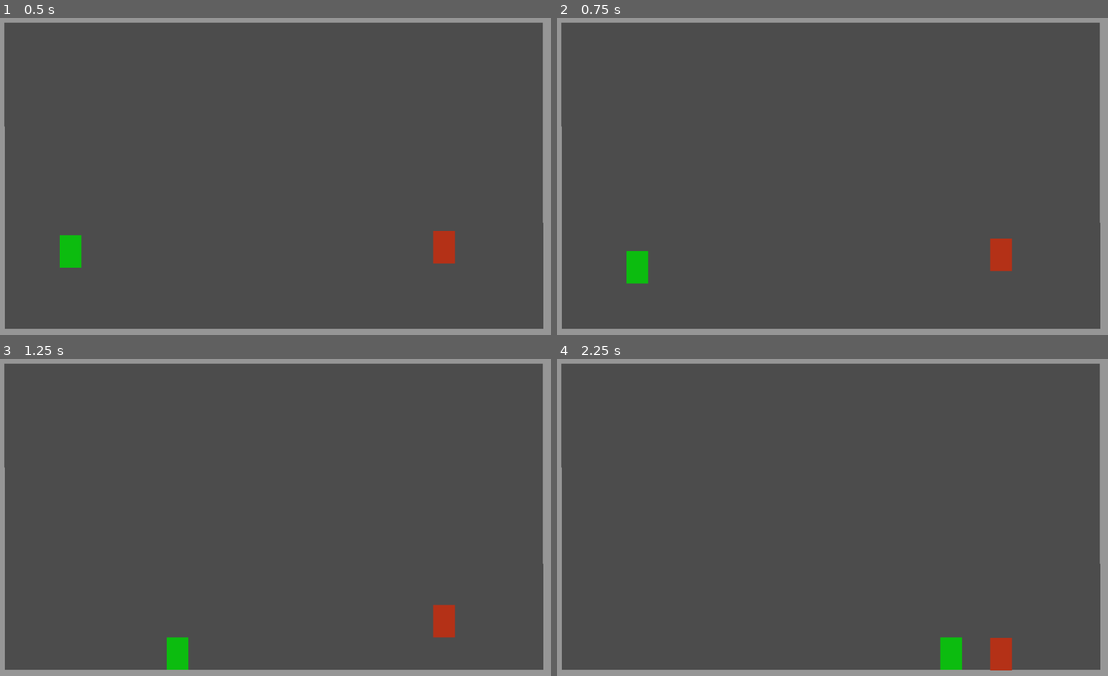
Above: before the commit, frames 1-4 (two rows, left to right).
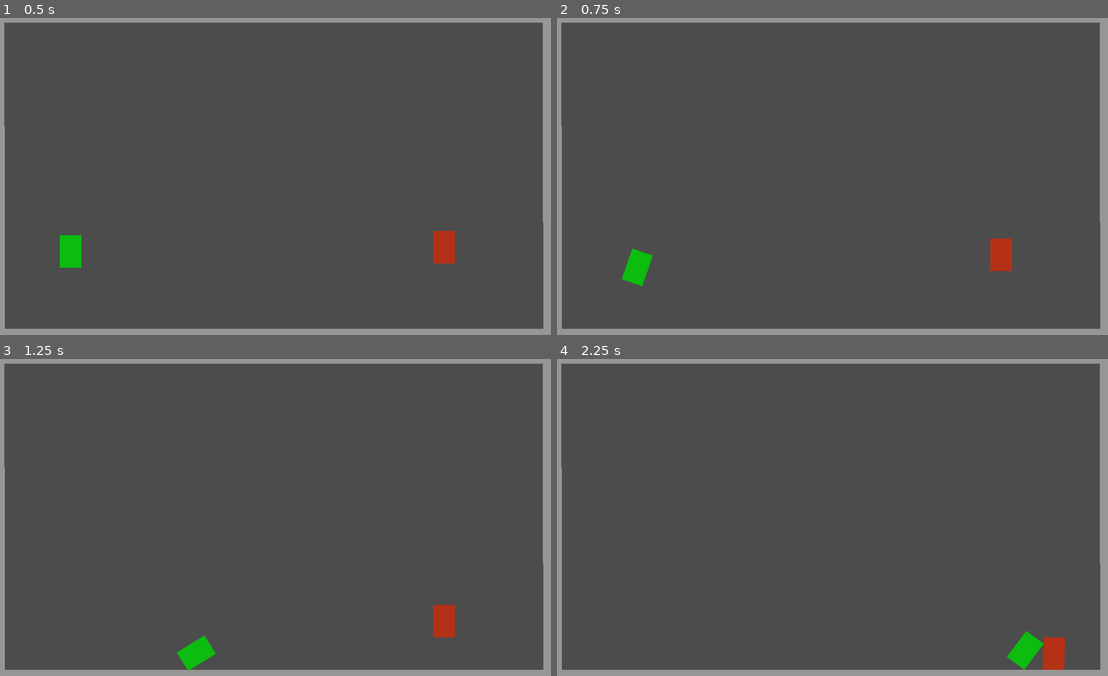
Above: after the commit, the same moments.

Repository: deengames/abu-hamid-x
Game: Godot game, scene res://prototype/Main.tscn
Same seed, same stepped clock (60 frames per second), same inputs: the game is played once before the commit and once after it.
Inputs (mouse positions are in pixels of both pictures, inside the frame that each line leads up to):
- Up to frame 1 (0.5 s): no input
- Up to frame 2 (0.75 s): move the mouse to (953, 160) at 0.52 s; hold D (move_right) from 0.53 s (still down); tap E at 0.6 s; click (953, 160) at 0.67 s
- Up to frame 3 (1.25 s): keep holding D (move_right)
- Up to frame 4 (2.25 s): move the mouse to (716, 533) at 1.27 s; release D (move_right) at 1.28 s; hold S (move_down) 1.28-2.03 s; tap E at 1.35, 2.1 s; move the mouse to (887, 447) at 2.02 s; hold D (move_right) from 2.03 s (still down)

Frame 1 is identical in both runs. In frame 2, 0.1% of the frame differs, in the area x 11-18%, y 72-85%; in frame 3, 0.6%; in frame 4, 1.6%, in the area x 69-93%, y 85-99%.

Commit message:
Tilt when using jetpack

Diff:
--- a/prototype/Player.gd
+++ b/prototype/Player.gd
@@ -1,12 +1,7 @@
 extends RigidBody2D
 
-export (int) var max_movement_speed = 400
+export (int) var max_movement_speed = 600
 export (int) var acceleration = 1000
-
-func _ready():
-	# Called every time the node is added to the scene.
-	# Initialization here
-	pass
 
 
 func _integrate_forces(state):
@@ -21,5 +16,8 @@
 	if Input.is_action_pressed('move_right') and velocity.x < max_movement_speed:
 		velocity.x += acceleration * state.step
 
+	rotate(velocity.x / max_movement_speed)
+	$Collision.rotation = rotation
+
 	velocity += state.get_total_gravity() * state.step
 	state.set_linear_velocity(velocity)
--- a/prototype/Player.tscn
+++ b/prototype/Player.tscn
@@ -5,14 +5,14 @@
 [sub_resource type="RectangleShape2D" id=1]
 
 custom_solver_bias = 0.0
-extents = Vector2( 20.3972, 30.0746 )
+extents = Vector2( 20, 30 )
 
 [node name="Player" type="RigidBody2D" index="0"]
 
 input_pickable = false
 collision_layer = 1
 collision_mask = 1
-mode = 0
+mode = 2
 mass = 1.0
 friction = 1.0
 bounce = 0.0
@@ -28,10 +28,11 @@
 angular_velocity = 0.0
 angular_damp = -1.0
 script = ExtResource( 1 )
-max_movement_speed = 400
+_sections_unfolded = [ "Transform" ]
+max_movement_speed = 600
 acceleration = 1000
 
-[node name="CollisionShape2D" type="CollisionShape2D" parent="." index="0"]
+[node name="Collision" type="CollisionShape2D" parent="." index="0"]
 
 shape = SubResource( 1 )
 
@@ -52,4 +53,3 @@
 size_flags_horizontal = 1
 size_flags_vertical = 1
 color = Color( 0.0490265, 0.738281, 0.0597961, 1 )
-_sections_unfolded = [ "Rect" ]
